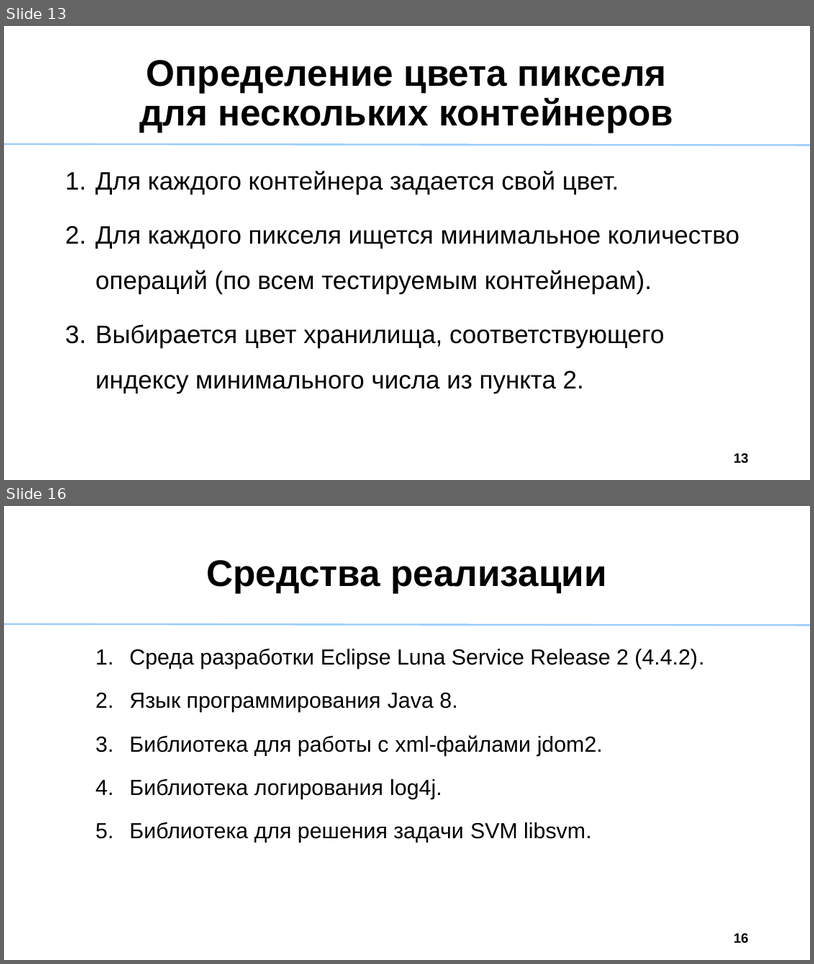
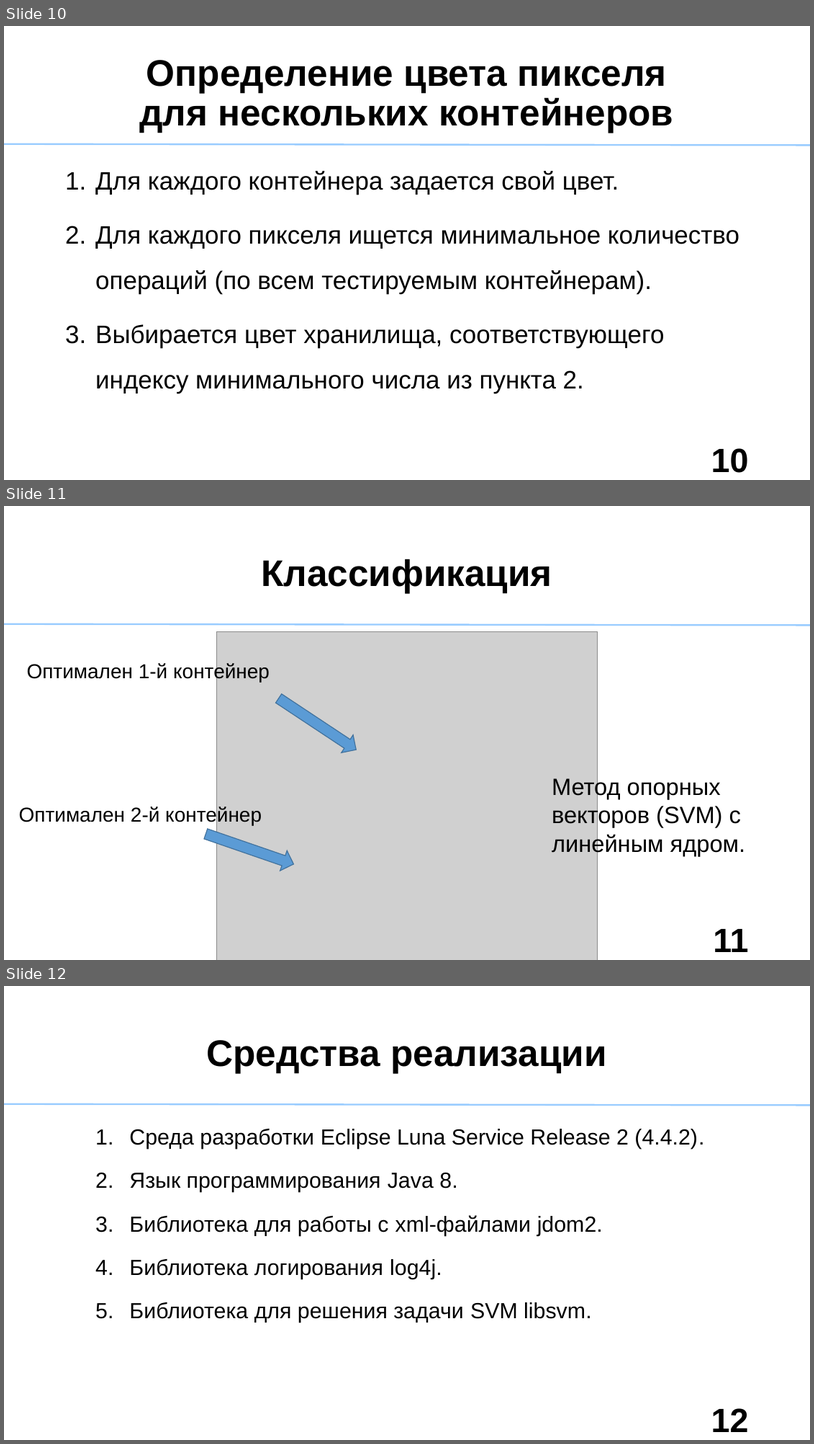
Before and after one commit to Akbars36/StorageAnalyzer, a slide deck: VizualizationResult/Sredstva_analiza_nagruzki_last.ppt. Shown one above the other, each under a label of ours: slides 13 and 16 before the commit, slides 10, 11 and 12 after it; the slides between them are not shown. The pictures are 814x964 and 814x1444 pixels, drawn with LibreOffice and Linux fonts; fonts in the diff are those of the drawing; grey boxes stand for pictures. Boxes give left, top, right and bottom in pixels: in the first picture for what was removed or moved away, otherwise in the second. Text is boxed around its words. In the diff, an @@ line names an element or a change of style, - is before the commit and + after.

```diff
--- a/VizualizationResult/Sredstva_analiza_nagruzki_last.ppt
+++ b/VizualizationResult/Sredstva_analiza_nagruzki_last.ppt
@@ slide 11 added at <box>4,506,810,960</box>, background #FFFFFF @@
@@ title added at <box>261,559,553,593</box>, 44 pt, text #000000, bold @@
+Классификация
@@ line added from (810, 625) to (4, 624), #99CCFF 2.01 pt @@
@@ picture added at <box>217,631,597,960</box> @@
@@ text added at <box>27,663,270,682</box>, 24 pt, text #000000 @@
+Оптимален 1-й контейнер
@@ right arrow added at <box>273,690,363,759</box>, fill #5B9BD5, outline #41719C 0.99 pt @@
@@ text added at <box>552,776,746,856</box>, 28 pt, text #000000 @@
+Метод опорных векторов (SVM) с линейным ядром.
@@ text added at <box>19,806,262,825</box>, 24 pt, text #000000 @@
+Оптимален 2-й контейнер
@@ right arrow added at <box>203,824,298,874</box>, fill #5B9BD5, outline #41719C 0.99 pt @@
@@ page number added at <box>713,929,748,952</box>, 40 pt, text #000000, bold @@
+11
@@ what was slide 13 is now slide 10 @@
@@ page number at <box>712,448,749,472</box>: text changed; size 16 to 40 pt @@
-13
+10
@@ what was slide 16 is now slide 12 @@
@@ page number at <box>712,1408,749,1432</box>: text changed; size 16 to 40 pt @@
-16
+12
```
Also in this commit, not shown: 6 slides changed, 5 slides removed, 3 other files.
